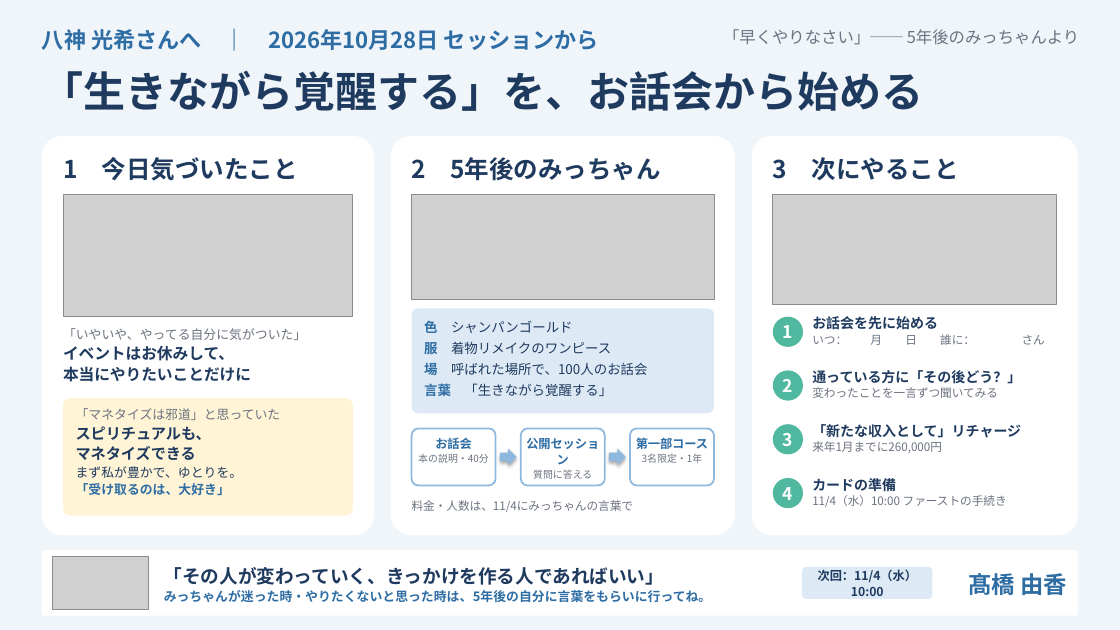
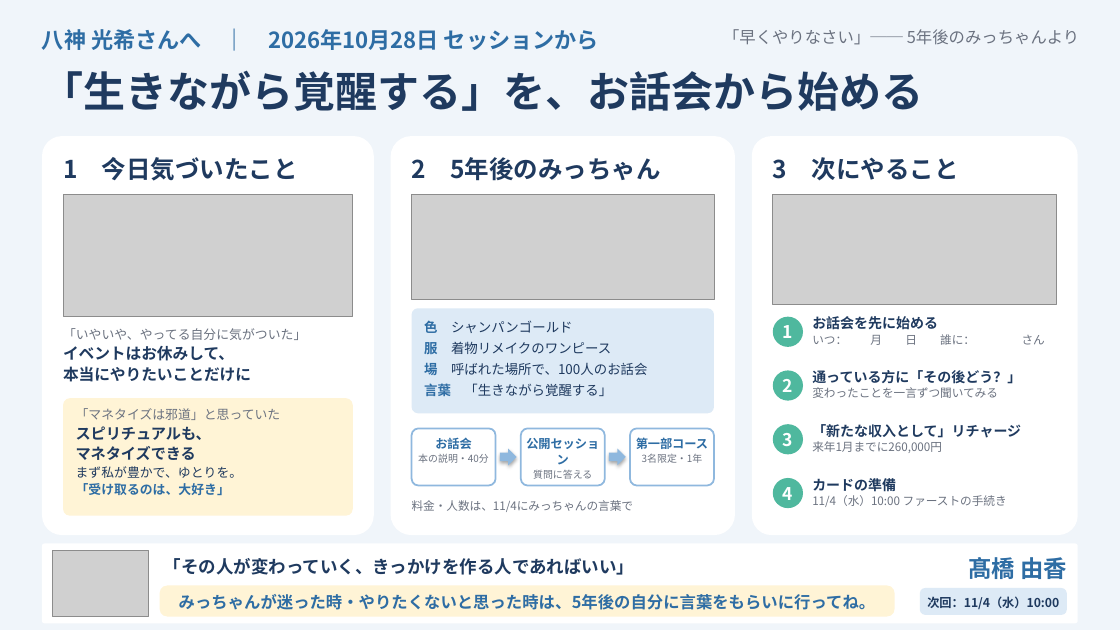
Before and after one commit to y-takahashi-cmd/MyBrain, a slide deck: slide 1 of 20_Projects/海音_心体の調律/タマラ/八神光希さん/20261028_八神さんへ_セッションまとめ.pptx. Drawn at 1120x630 pixels with LibreOffice and Linux fonts; fonts in the diff are those of the drawing; grey boxes stand for pictures. Boxes give left, top, right and bottom in pixels: in the first picture for what was removed or moved away, otherwise in the second. Text is boxed around its words. In the diff, an @@ line names an element or a change of style, - is before the commit and + after.

```diff
--- a/20_Projects/海音_心体の調律/タマラ/八神光希さん/20261028_八神さんへ_セッションまとめ.pptx
+++ b/20_Projects/海音_心体の調律/タマラ/八神光希さん/20261028_八神さんへ_セッションまとめ.pptx
@@ rounded rectangle: place and size @@
-rounded rectangle at <box>42,550,1078,616</box>
+rounded rectangle at <box>42,544,1078,623</box>
@@ picture: place and size @@
-picture at <box>52,557,149,609</box>
+picture at <box>52,550,149,617</box>
@@ text "「その人が変わっていく、きっかけを作る人であればいい」": place and size @@
-text "「その人が変わっていく、きっかけを作る人であればいい」" at <box>164,567,712,602</box>
+text "「その人が変わっていく、きっかけを作る人であればいい」" at <box>164,558,635,575</box>
@@ text "「その人が変わっていく、きっかけを作る人であればいい」" at <box>164,558,635,575</box>: size 16 to 15 pt @@
@@ text "髙橋 由香": place and size @@
-text "髙橋 由香" at <box>968,573,1067,595</box>
+text "髙橋 由香" at <box>968,557,1067,579</box>
@@ rounded rectangle added at <box>160,586,895,617</box>, fill #FFF4D6 @@
@@ text at <box>164,590,712,602</box>: paragraph removed @@
-みっちゃんが迷った時・やりたくないと思った時は、5年後の自分に言葉をもらいに行ってね。
@@ text added at <box>179,594,875,610</box>, 14 pt, text #2E6DA4, bold @@
+みっちゃんが迷った時・やりたくないと思った時は、5年後の自分に言葉をもらいに行ってね。
@@ text "次回：11/4（水）10:00" rewrapped from <box>818,569,917,596</box> to <box>927,596,1059,609</box> @@
@@ rounded rectangle: place and size @@
-rounded rectangle at <box>802,567,933,599</box>
+rounded rectangle at <box>920,588,1067,615</box>
@@ rounded rectangle at <box>920,588,1067,615</box>: proportions changed @@
```
Also in this commit, not shown: 1 other file.
